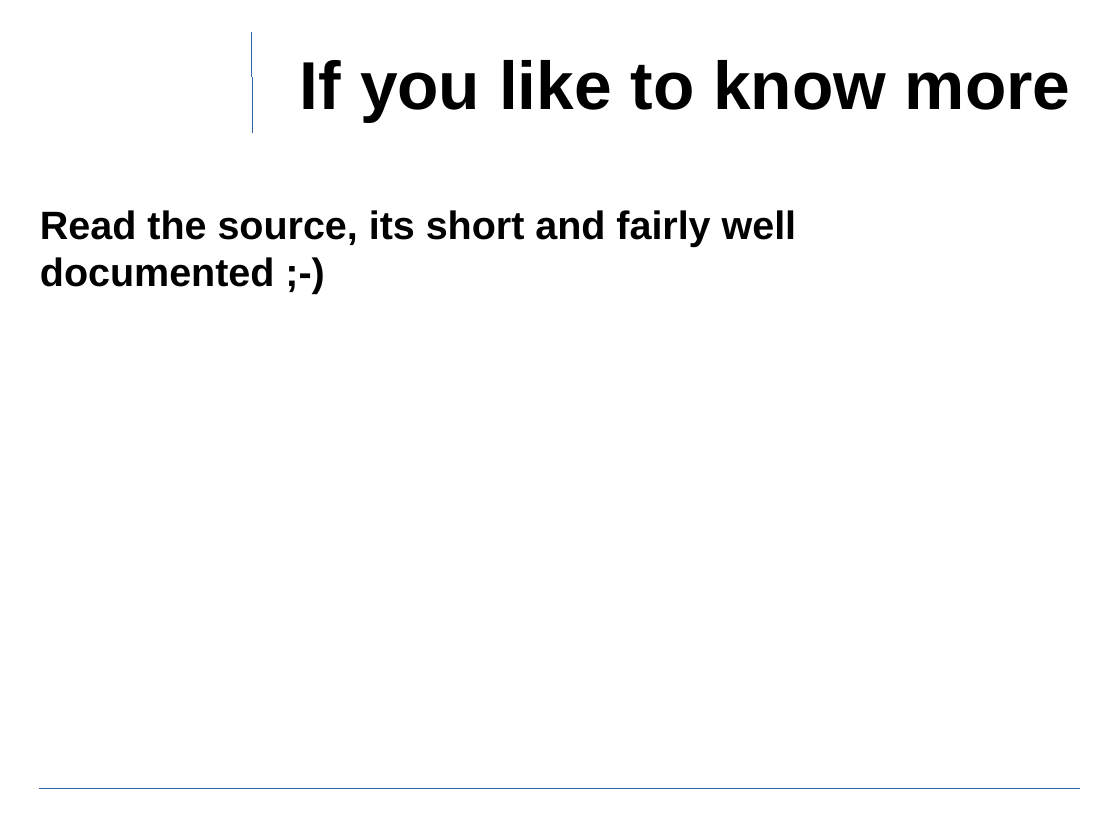
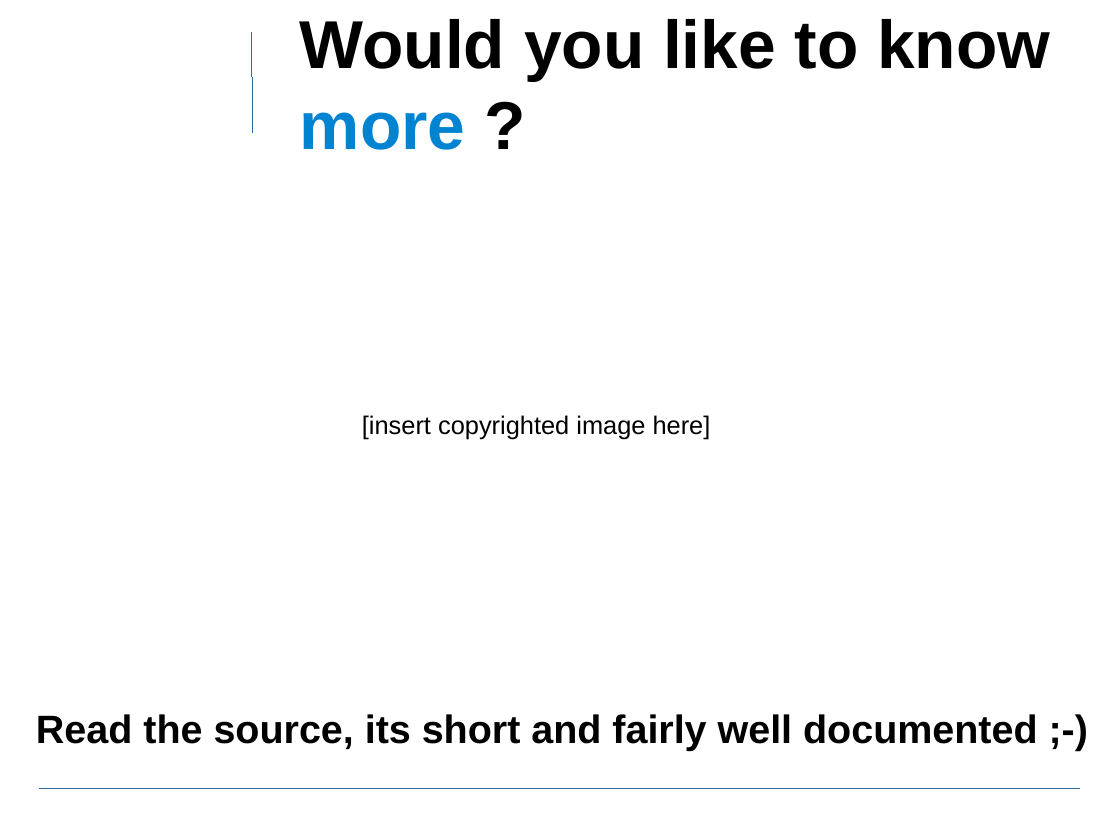
Before and after one commit to ewuenf/Makr, a slide deck: slide 26 of doc/concepts/Makr_Concepts.01.odp (slide 25 before the commit). Drawn at 1120x840 pixels with LibreOffice and Linux fonts; fonts in the diff are those of the drawing; background and template pictures are left out. Boxes give left, top, right and bottom in pixels: in the first picture for what was removed or moved away, otherwise in the second. Text is boxed around its words. In the diff, an @@ line names an element or a change of style, - is before the commit and + after.

```diff
--- a/doc/concepts/Makr_Concepts.01.odp
+++ b/doc/concepts/Makr_Concepts.01.odp
@@ title at (300,19,1050,150): text changed @@
-If you like to know more
+Would you like to know more ?
@@ text added at (362,415,711,439), 18 pt, text #000000 @@
+[insert copyrighted image here]
@@ text "Read the source, its short ..." rewrapped from (40,210,797,287) to (36,714,1038,751) @@
```
Also in this commit, not shown: 6 other slides changed, 1 slide added.
